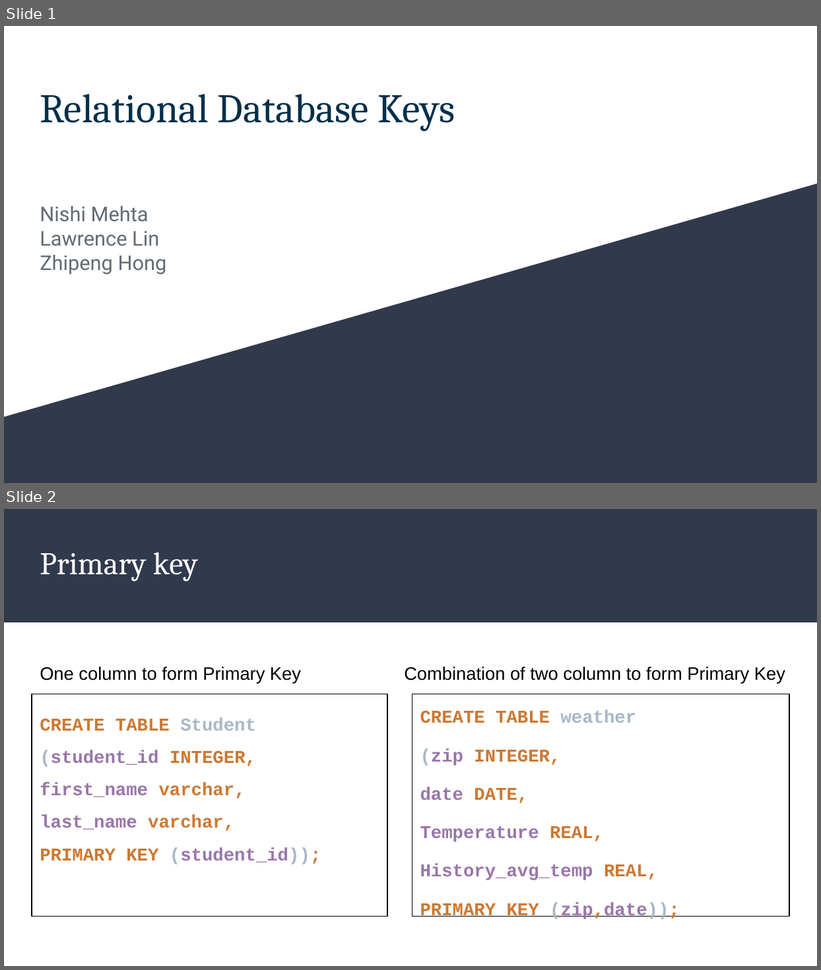
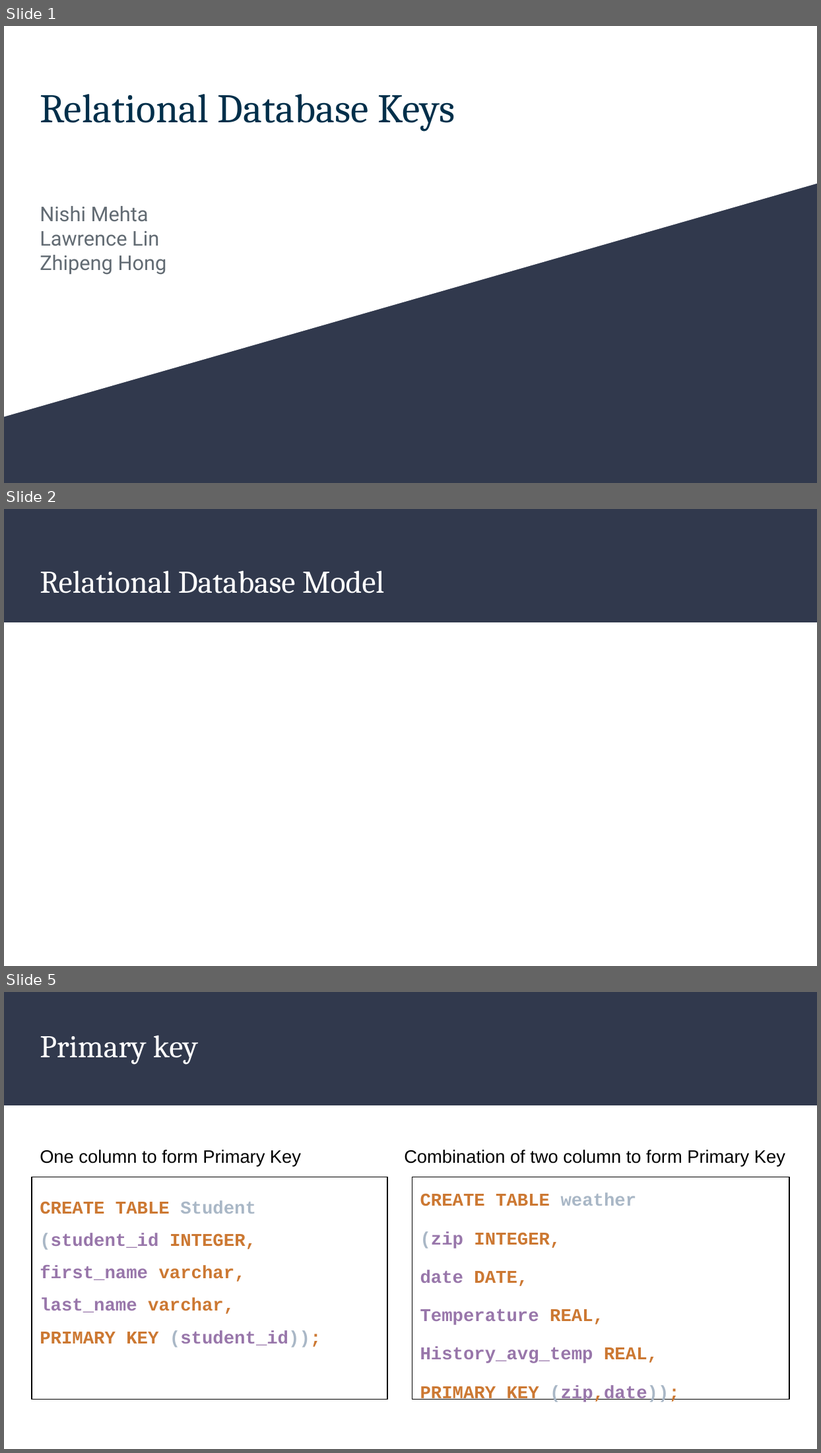
Before and after one commit to lawrencedlin/msds610_dbkeys, a slide deck: slides/db_keys_communication.pptx. Shown one above the other, each under a label of ours: slides 1 and 2 before the commit, slides 1, 2 and 5 after it; the slides between them are not shown. The pictures are 821x970 and 821x1453 pixels, drawn with LibreOffice and Linux fonts; fonts in the diff are those of the drawing. Boxes give left, top, right and bottom in pixels: in the first picture for what was removed or moved away, otherwise in the second. Text is boxed around its words. In the diff, an @@ line names an element or a change of style, - is before the commit and + after.

```diff
--- a/slides/db_keys_communication.pptx
+++ b/slides/db_keys_communication.pptx
@@ slide 2 added at <box>4,509,817,966</box>, background #FFFFFF; not listed: 1 template element that a slide beside it also shows @@
@@ title added at <box>40,570,384,593</box>, 28 pt, text #FFFFFF @@
+Relational Database Model
@@ what was slide 2 is now slide 5 @@
```
Also in this commit, not shown: 2 other slides added.
